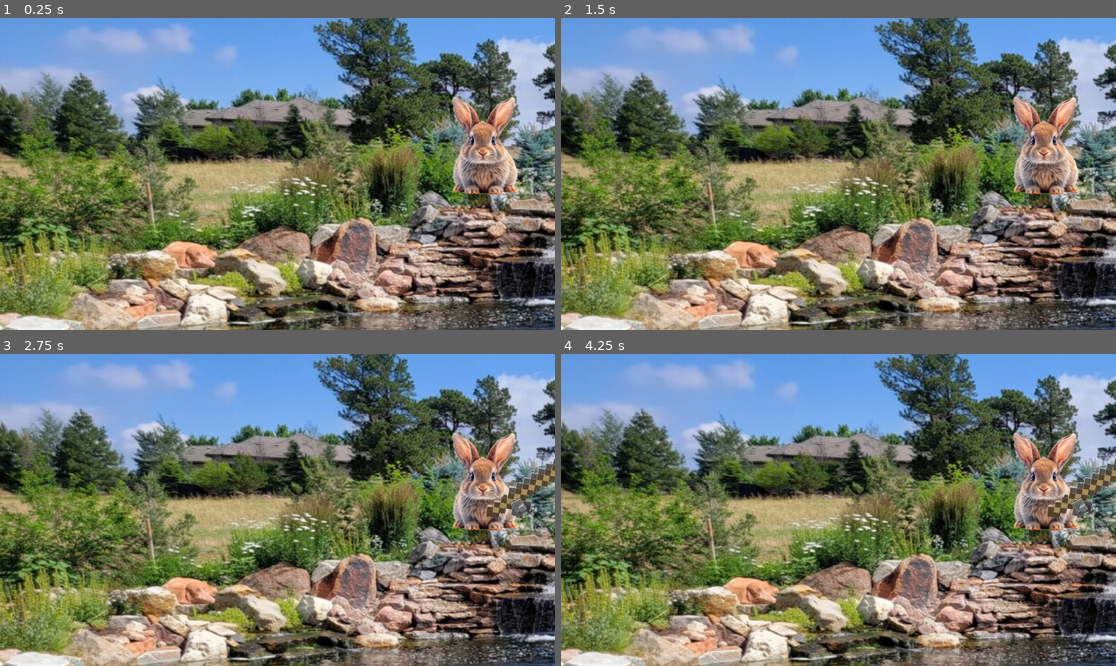
Above: before the commit, frames 1-4 (two rows, left to right).
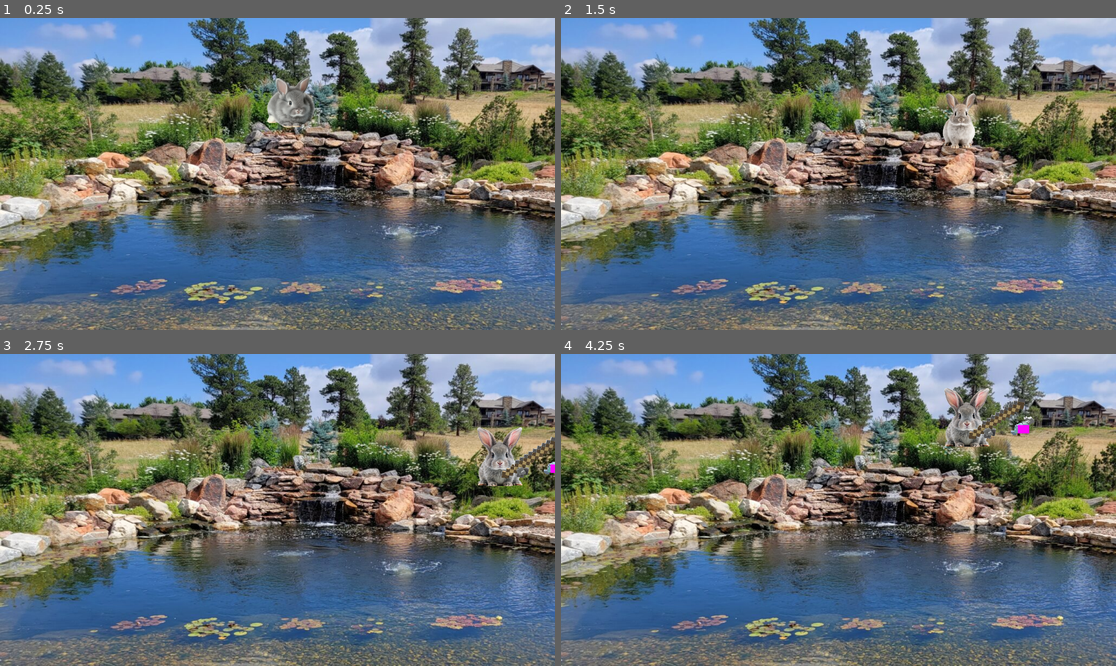
Above: after the commit, the same moments.

Repository: spokrr/fishgame
Game: Godot game, scene res://starter scene.tscn
The game is run twice, just before and just after one commit, with the same random seed, the same clock (stepped at 60 frames per second) and the same inputs.
Inputs:
- Up to frame 1 (0.25 s): no input
- Up to frame 2 (1.5 s): tap Enter at 0.5 s; hold D (moveRight) 0.53-1.28 s; hold Space (spaceBar) 0.53-1.28 s; hold Down (moveDown, bound only after the commit) from 1.28 s (still down); tap Space (spaceBar) at 1.35 s
- Up to frame 3 (2.75 s): release Down (moveDown, bound only after the commit) at 2.03 s; hold D (moveRight) from 2.03 s (still down); hold Space (spaceBar) from 2.03 s (still down)
- Up to frame 4 (4.25 s): release D (moveRight) at 2.78 s; release Space (spaceBar) at 2.78 s; hold Up (moveUp, bound only after the commit) 2.78-3.53 s; tap Space (spaceBar) at 2.85 s; hold A (moveLeft) from 3.53 s (still down); hold Space (spaceBar) from 3.53 s (still down)

The runs differ from the first frame. In frame 1, 90% of the frame differs, in the area x 0-100%, y 0-100%; in frame 2, 90%; in frame 3, 90%; in frame 4, 90%.

Commit message:
movement work! time to fish

Diff:
--- /dev/null
+++ b/background.gd
@@ -0,0 +1,11 @@
+extends Node2D
+
+
+# Called when the node enters the scene tree for the first time.
+func _ready() -> void:
+	pass # Replace with function body.
+
+
+# Called every frame. 'delta' is the elapsed time since the previous frame.
+func _process(delta: float) -> void:
+	pass
--- a/fishingcast.gd
+++ b/fishingcast.gd
@@ -1,20 +1,36 @@
-extends Node
+extends Node2D
 
 var isCast
+#@onready var fishingRodSprite = get_node("fishingRod")
+var speed = 500
+
 
 # Called when the node enters the scene tree for the first time.
 func _ready() -> void:
 	isCast = false
 	pass # Replace with function body.
 
+
+# Called every frame. 'delta' is the elapsed time since the previous frame.
+func _process(delta: float) -> void:
+	pass
+
+
+
 func _input(event):
 	if event.is_action_pressed("spaceBar"):
-		castLine(isCast) # run the code for casting a line.
+		isCast = castLine(isCast) # run the code for casting a line.
 
-func castLine(isCast) -> void:
+func castLine(isCast) -> bool:
 	if isCast == false:
-		$player/fishingRod.show()
+		isCast = true
+		print("casting! teehee")
+		visible = true
 		pass
-	if isCast == true:
-		$player/fishingRod.hide()
+	elif isCast == true:
+		isCast = false
+		print("reeling in! teehee")
+		visible = false
 		pass
+
+	return isCast
--- a/player_character.gd
+++ /dev/null
@@ -1,32 +0,0 @@
-extends Node2D
-
-var isCast
-@onready var fishingRodSprite = get_node("fishingRod")
-
-# Called when the node enters the scene tree for the first time.
-func _ready() -> void:
-	isCast = false
-	pass # Replace with function body.
-
-
-# Called every frame. 'delta' is the elapsed time since the previous frame.
-func _process(delta: float) -> void:
-	pass
-
-func _input(event):
-	if event.is_action_pressed("spaceBar"):
-		isCast = castLine(isCast) # run the code for casting a line.
-
-func castLine(isCast) -> bool:
-	if isCast == false:
-		isCast = true
-		print("casting! teehee")
-		fishingRodSprite.visible = true
-		pass
-	elif isCast == true:
-		isCast = false
-		print("reeling in! teehee")
-		fishingRodSprite.visible = false
-		pass
-
-	return isCast
--- /dev/null
+++ b/player_rigidbody.gd
@@ -0,0 +1,29 @@
+extends CharacterBody2D
+
+
+const speed = 500
+@onready var screen_size = get_viewport_rect().size
+
+
+func _physics_process(delta: float) -> void:
+	# Add the gravity.
+	var direction = Input.get_vector("moveLeft", "moveRight", "moveUp", "moveDown")
+	velocity = direction*speed
+	#print(position)
+	move_and_slide()
+	position = position.clamp(Vector2(0,0), Vector2(1920,1080))
+
+	if Input.is_action_pressed("moveRight"):
+		$playerSprite.play("default")
+		#position.x += speed * delta
+	elif Input.is_action_pressed("moveLeft"):
+		$playerSprite.play("default")
+		#position.x -= speed * delta
+	elif Input.is_action_pressed("moveDown"):
+		$playerSprite.play("default")
+		#position.y += speed * delta
+	elif Input.is_action_pressed("moveUp"):
+		$playerSprite.play("default")
+		#position.y -= speed * delta
+	else:
+		$playerSprite.stop()
--- a/project.godot
+++ b/project.godot
@@ -14,6 +14,11 @@
 run/main_scene="res://starter scene.tscn"
 config/features=PackedStringArray("4.3", "GL Compatibility")
 config/icon="res://icon.svg"
+
+[display]
+
+window/size/viewport_width=1920
+window/size/viewport_height=1080
 
 [input]
 
@@ -34,6 +39,18 @@
 "events": [Object(InputEventKey,"resource_local_to_scene":false,"resource_name":"","device":-1,"window_id":0,"alt_press …(191 unchanged characters)…
 ]
 }
+moveUp={
+"deadzone": 0.5,
+"events": [Object(InputEventKey,"resource_local_to_scene":false,"resource_name":"","device":-1,"window_id":0,"alt_pressed":false,"shift_pressed":false,"ctrl_pressed":false,"meta_pressed":false,"pressed":false,"keycode":0,"physical_keycode":4194320,"key_label":0,"unicode":0,"location":0,"echo":false,"script":null)
+, Object(InputEventKey,"resource_local_to_scene":false,"resource_name":"","device":-1,"window_id":0,"alt_pressed":false,"shift_pressed":false,"ctrl_pressed":false,"meta_pressed":false,"pressed":false,"keycode":0,"physical_keycode":87,"key_label":0,"unicode":119,"location":0,"echo":false,"script":null)
+]
+}
+moveDown={
+"deadzone": 0.5,
+"events": [Object(InputEventKey,"resource_local_to_scene":false,"resource_name":"","device":-1,"window_id":0,"alt_pressed":false,"shift_pressed":false,"ctrl_pressed":false,"meta_pressed":false,"pressed":false,"keycode":0,"physical_keycode":4194322,"key_label":0,"unicode":0,"location":0,"echo":false,"script":null)
+, Object(InputEventKey,"resource_local_to_scene":false,"resource_name":"","device":-1,"window_id":0,"alt_pressed":false,"shift_pressed":false,"ctrl_pressed":false,"meta_pressed":false,"pressed":false,"keycode":0,"physical_keycode":83,"key_label":0,"unicode":115,"location":0,"echo":false,"script":null)
+]
+}
 
 [rendering]
 
--- a/starter scene.tscn
+++ b/starter scene.tscn
@@ -1,8 +1,8 @@
-[gd_scene load_steps=14 format=3 uid="uid://dm0ix3xsxon13"]
+[gd_scene load_steps=17 format=3 uid="uid://dm0ix3xsxon13"]
 
 [ext_resource type="Texture2D" uid="uid://bx80s4kn3deee" path="res://Backyard-Swim-Pond-and-Fountain-1024x636.jpg" id="1_npsql"]
 [ext_resource type="Texture2D" uid="uid://cv2hwcrf536rg" path="res://Cute Gray Rabbit Little Bunny, Festive, Graphic, Poster PNG Transparent Image and Clipart for Free Download_files/pngtree-artclip-of-beautifull-cute-gray-graphic-rabbit-little-bunny-sitting-on-png-image_13721252.png" id="2_2h337"]
-[ext_resource type="Script" path="res://player_character.gd" id="2_lfu40"]
+[ext_resource type="Script" path="res://player_rigidbody.gd" id="3_j1ee0"]
 [ext_resource type="Texture2D" uid="uid://cror2ti08tt0g" path="res://Cute Gray Rabbit Little Bunny, Festive, Graphic, Poster PNG Transparent Image and Clipart for Free Download_files/pngtree-creative-art-of-small-baby-little-gray-bunny-sitting-on-generative-png-image_13721242.png" id="3_l56bx"]
 [ext_resource type="Texture2D" uid="uid://bak748d5kp313" path="res://Cute Gray Rabbit Little Bunny, Festive, Graphic, Poster PNG Transparent Image and Clipart for Free Download_files/pngtree-cute-gray-rabbit-little-bunny-clipart-illustration-png-image_14283185.png" id="4_q78g7"]
 [ext_resource type="Texture2D" uid="uid://nijvq05ifkqy" path="res://Cute Gray Rabbit Little Bunny, Festive, Graphic, Poster PNG Transparent Image and Clipart for Free Download_files/pngtree-cute-gray-rabbit-little-bunny-illustration-clipart-png-image_14283188.png" id="5_qmp1u"]
@@ -11,6 +11,9 @@
 [ext_resource type="Texture2D" uid="uid://bkhpvmf4n2gbh" path="res://Cute Gray Rabbit Little Bunny, Festive, Graphic, Poster PNG Transparent Image and Clipart for Free Download_files/pngtree-cute-gray-rabbit-little-bunny-png-image_11458505.png" id="8_o2n3b"]
 [ext_resource type="Texture2D" uid="uid://cmpdxreoqra73" path="res://Cute Gray Rabbit Little Bunny, Festive, Graphic, Poster PNG Transparent Image and Clipart for Free Download_files/pngtree-cute-gray-rabbit-little-bunny-png-image_11458506.png" id="9_rofhx"]
 [ext_resource type="Texture2D" uid="uid://beuq6xxdsxs30" path="res://Screenshot 2025-02-28 at 7.37.19 PM.png" id="10_7xxbj"]
+[ext_resource type="Script" path="res://fishingcast.gd" id="13_0tlfg"]
+
+[sub_resource type="PhysicsMaterial" id="PhysicsMaterial_2odfv"]
 
 [sub_resource type="SpriteFrames" id="SpriteFrames_hk7ew"]
 animations = [{
@@ -44,32 +47,59 @@
 "speed": 5.0
 }]
 
+[sub_resource type="CapsuleShape2D" id="CapsuleShape2D_6j4tc"]
+radius = 78.3333
+height = 156.667
+
 [sub_resource type="PlaceholderTexture2D" id="PlaceholderTexture2D_o17kp"]
 
-[node name="Node2D" type="Node2D"]
+[node name="mainScene" type="Node2D"]
 
-[node name="background" type="TextureRect" parent="."]
+[node name="background" type="Node2D" parent="."]
+
+[node name="backgroundImage" type="TextureRect" parent="background"]
 offset_right = 1920.0
 offset_bottom = 1080.0
 texture = ExtResource("1_npsql")
 
+[node name="StaticBody2D" type="StaticBody2D" parent="background"]
+physics_material_override = SubResource("PhysicsMaterial_2odfv")
+
+[node name="pondCollision" type="CollisionPolygon2D" parent="background/StaticBody2D"]
+polygon = PackedVector2Array(919, 403, 1144, 396, 1917, 603, 1927, 1088, -8, 1083, -8, 645)
+
+[node name="skycollision" type="CollisionPolygon2D" parent="background/StaticBody2D"]
+polygon = PackedVector2Array(833, 208, 1223, 210, 1601, 226, 1929, 230, 1926, -9, -9, -7, -9, 226)
+
 [node name="playerCharacter" type="Node2D" parent="."]
-position = Vector2(1004, 265)
+visible = false
 scale = Vector2(0.6, 0.6)
-script = ExtResource("2_lfu40")
 
-[node name="playerSprite" type="AnimatedSprite2D" parent="playerCharacter"]
+[node name="playerRigidbody" type="CharacterBody2D" parent="."]
+position = Vector2(1005, 290)
+scale = Vector2(0.6, 0.6)
+slide_on_ceiling = false
+script = ExtResource("3_j1ee0")
+
+[node name="playerSprite" type="AnimatedSprite2D" parent="playerRigidbody"]
 sprite_frames = SubResource("SpriteFrames_hk7ew")
 frame = 3
 frame_progress = 0.181687
+metadata/_edit_group_ = true
 
-[node name="fishingRod" type="Sprite2D" parent="playerCharacter"]
+[node name="CollisionShape2D" type="CollisionShape2D" parent="playerRigidbody"]
+position = Vector2(0, 91.6667)
+shape = SubResource("CapsuleShape2D_6j4tc")
+metadata/_edit_group_ = true
+
+[node name="fishingRod" type="Sprite2D" parent="playerRigidbody"]
 visible = false
 position = Vector2(194.458, -0.833374)
 scale = Vector2(0.312696, 0.290404)
 texture = ExtResource("10_7xxbj")
+script = ExtResource("13_0tlfg")
 
-[node name="fishingBob" type="Sprite2D" parent="playerCharacter/fishingRod"]
+[node name="fishingBob" type="Sprite2D" parent="playerRigidbody/fishingRod"]
 position = Vector2(417.47, 238.174)
 scale = Vector2(215.431, 164.065)
 texture = SubResource("PlaceholderTexture2D_o17kp")
